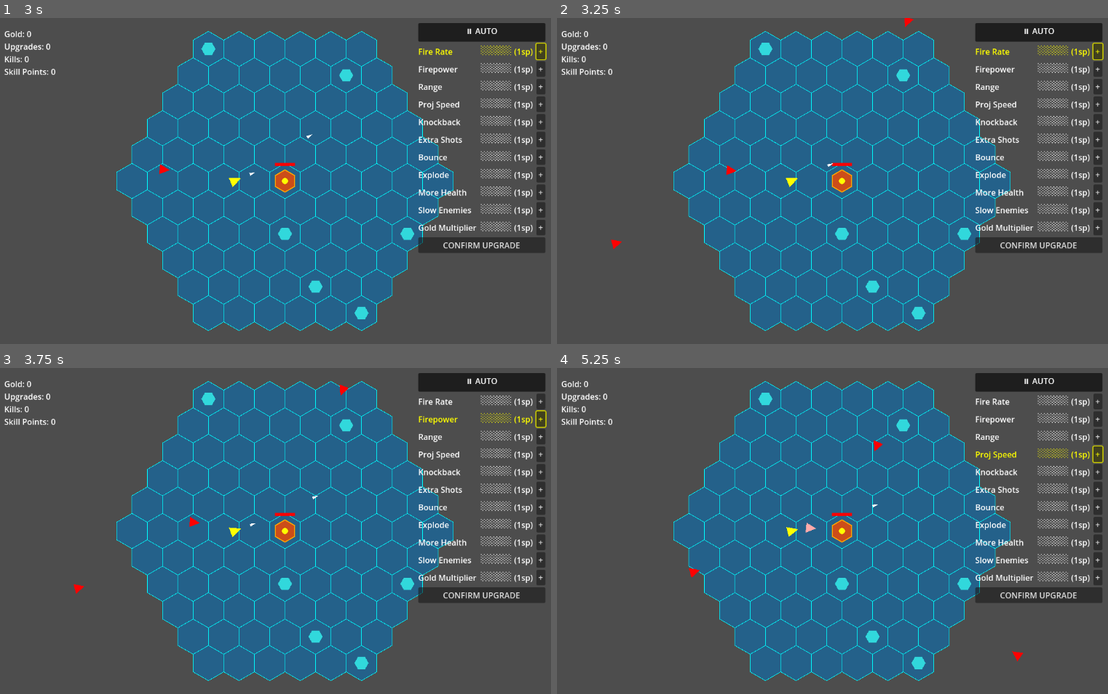
Above: before the commit, frames 1-4 (two rows, left to right).
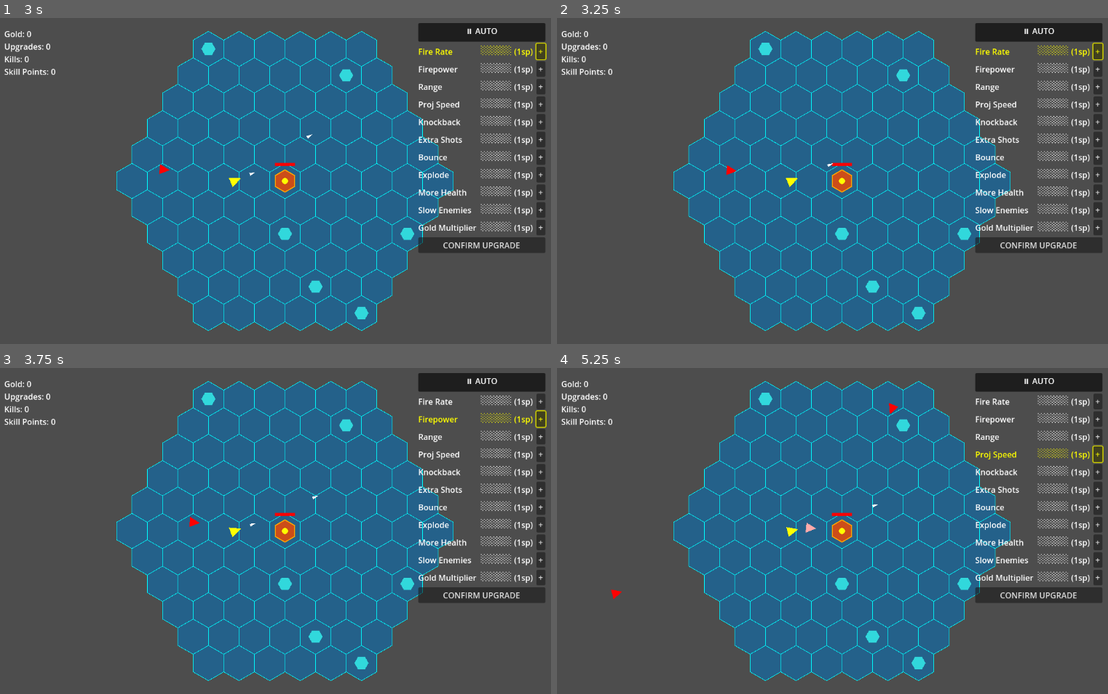
Above: after the commit, the same moments.

Repository: Vexevin/vexagon
Game: Godot game, scene res://hex_map_003.tscn
Same seed, same stepped clock (60 frames per second), same inputs: the game is played once before the commit and once after it.
Inputs:
- Up to frame 1 (3 s): click "CONFIRM UPGRADE" at 0.5 s; click "CONFIRM UPGRADE" at 1.25 s; click "⏸ AUTO" at 2 s; click "+" at 2.75 s
- Up to frame 2 (3.25 s): no input
- Up to frame 3 (3.75 s): click "+" at 3.5 s
- Up to frame 4 (5.25 s): click "+" at 4.25 s; click "+" at 5 s

Frame 1 is identical in both runs. In frame 2, less than 0.1% of the frame differs, in the area x 9-65%, y 0-71%; in frame 3, less than 0.1%; in frame 4, 0.2%, in the area x 9-85%, y 10-90%.

Commit message:
Bullet hit detection fixed - enemies die correctly, Split skill working

Diff:
--- a/projects/vexagon/enemy_spawner.gd
+++ b/projects/vexagon/enemy_spawner.gd
@@ -11,7 +11,7 @@
 var cooldown_timer := 0.0
 var cooldown_duration := 10.0
 var spawn_delay := 0.0
-var spawn_delay_interval := 1.5
+var spawn_delay_interval := 2.5
 
 func _ready() -> void:
 	start_wave()
@@ -44,11 +44,12 @@
 	enemies_spawned = 0
 	enemies_alive = 0
 	state = "SPAWNING"
+	spawn_delay_interval = max(0.8, 2.5 - (wave_number - 1) * 0.2)
 	spawn_delay = spawn_delay_interval
 
 func spawn_enemy() -> void:
 	var enemy := Area2D.new()
-	enemy.set_meta("hp", 3)
+	enemy.set_meta("hp", 3.0)
 	enemy.set_meta("speed", ENEMY_SPEED)
 
 	var shape := CollisionShape2D.new()
@@ -92,11 +93,30 @@
 			tower.take_damage(10)
 			enemies_alive -= 1
 			enemy.queue_free()
+	for child in get_parent().get_children():
+		if not child is Area2D:
+			continue
+		if not child.is_in_group("bullet"):
+			continue
+		if not is_instance_valid(child):
+			continue
+		for enemy in get_children():
+			if not enemy is Area2D:
+				continue
+			if not is_instance_valid(enemy):
+				continue
+			if child.global_position.distance_to(enemy.global_position) < 15.0:
+				if not child.has_meta("hit"):
+					child.set_meta("hit", true)
+					on_bullet_hit(enemy, child)
+					break
 
 func on_bullet_hit(enemy: Area2D, area: Area2D) -> void:
 	if not area.is_in_group("bullet"):
 		return
 	if not is_instance_valid(enemy):
+		return
+	if not enemy.has_meta("hp"):
 		return
 	area.queue_free()
 	var dmg = area.get_meta("damage") if area.has_meta("damage") else 1.0
@@ -111,26 +131,26 @@
 		enemy.set_meta("slow_timer", kb["duration"])
 		if kb["push"] > 0:
 			enemy.position += kb_dir * kb["push"]
-		if hp <= 0:
-			var hud = get_parent().get_node("Hud")
-			hud.add_kill()
-			enemies_alive -= 1
-			var gm_lvl = hud.skill_levels[10]
-			var coins = 1
-			if gm_lvl <= 3:
-				coins = 1 + gm_lvl
-				var gold_mult: float = 1.0 + (gm_lvl * 0.25)
-				hud.add_gold(ceili(coins * gold_mult))
-			if gm_lvl >= 7:
-				var drop_chance = 0.05 + (gm_lvl - 7) * 0.05
-				if randf() < drop_chance:
-					hud.add_node_fragment(1)
-			if area.has_meta("split_level") and area.get_meta("split_level") > 0:
-				spawn_fragment(enemy.position, (enemy.position - tower_pos).normalized(), dmg, area.get_meta("split_level"))
-				enemy.queue_free()
-			if area.has_meta("explosive_radius"):
-				var chain = area.get_meta("explosive_lvl") == 10
-				trigger_explosion(enemy.position, area.get_meta("explosive_radius"), dmg / 2.0, chain)
+	if hp <= 0:
+		var hud = get_parent().get_node("Hud")
+		hud.add_kill()
+		enemies_alive -= 1
+		var gm_lvl = hud.skill_levels[10]
+		var coins = 1
+		if gm_lvl <= 3:
+			coins = 1 + gm_lvl
+		var gold_mult: float = 1.0 + (gm_lvl * 0.25)
+		hud.add_gold(ceili(coins * gold_mult))
+		if gm_lvl >= 7:
+			var drop_chance = 0.05 + (gm_lvl - 7) * 0.05
+			if randf() < drop_chance:
+				hud.add_node_fragment(1)
+		if area.has_meta("split_level") and area.get_meta("split_level") > 0:
+			spawn_fragment(enemy.position, (enemy.position - tower_pos).normalized(), dmg, area.get_meta("split_level"))
+		if area.has_meta("explosive_radius"):
+			var chain = area.get_meta("explosive_lvl") == 10
+			trigger_explosion(enemy.position, area.get_meta("explosive_radius"), dmg / 2.0, chain)
+		enemy.queue_free()
 
 func spawn_fragment(pos: Vector2, dir: Vector2, dmg: float, split_level: int) -> void:
 	if split_level <= 0:
